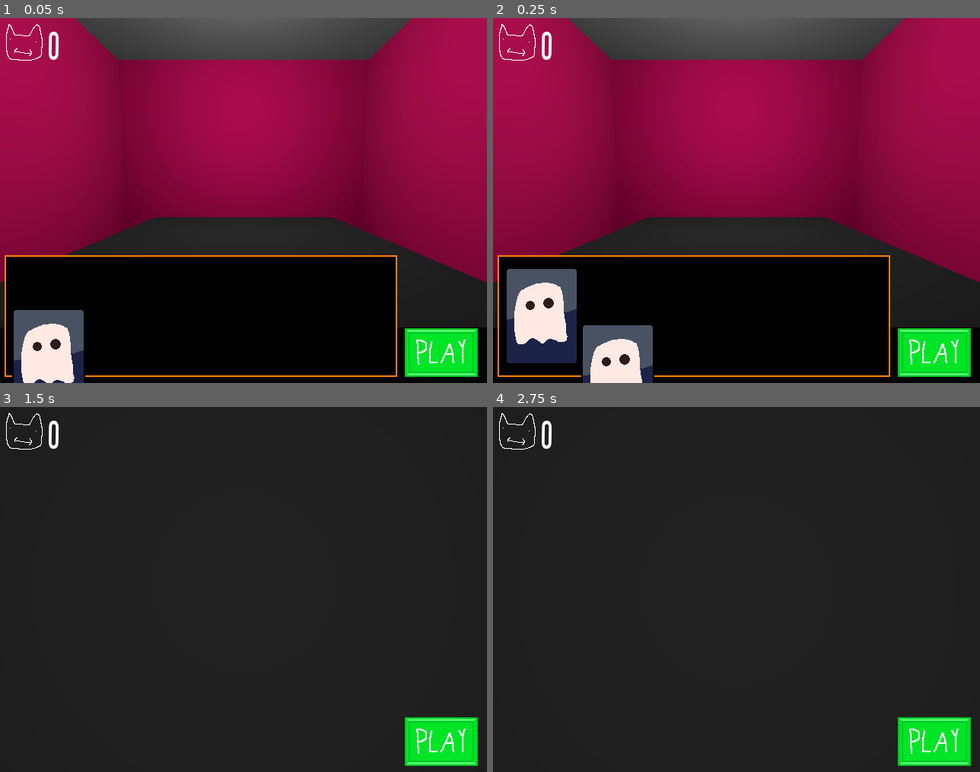
Above: before the commit, frames 1-4 (two rows, left to right).
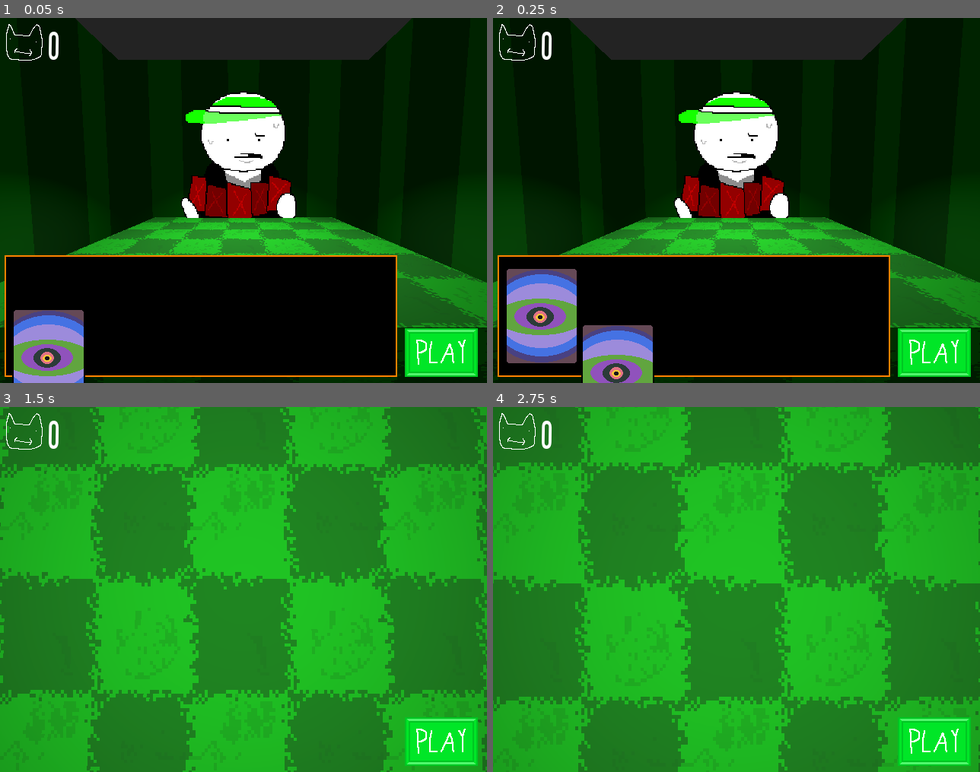
Above: after the commit, the same moments.

Repository: willslyman/kat-kards
Game: Godot game, scene res://scenes/main.tscn
Same seed, same stepped clock (60 frames per second), same inputs: the game is played once before the commit and once after it.
Inputs (mouse positions are in pixels of both pictures, inside the frame that each line leads up to):
- Up to frame 1 (0.05 s): no input
- Up to frame 2 (0.25 s): no input
- Up to frame 3 (1.5 s): click (443, 742) at 0.5 s; click (443, 742) at 1.25 s
- Up to frame 4 (2.75 s): click (936, 742) at 2 s

The runs differ from the first frame. In frame 1, 72% of the frame differs, in the area x 0-100%, y 0-100%; in frame 2, 75%; in frame 3, 98%; in frame 4, 98%.

Commit message:
decor + opp1

Diff:
--- a/materials/Table.tres
+++ b/materials/Table.tres
@@ -1,4 +1,8 @@
-[gd_resource type="StandardMaterial3D" format=3 uid="uid://da2u6ev51nhea"]
+[gd_resource type="StandardMaterial3D" load_steps=2 format=3 uid="uid://da2u6ev51nhea"]
+
+[ext_resource type="Texture2D" uid="uid://blnfn4lrrcj8r" path="res://textures/table1.png" id="1_hfs33"]
 
 [resource]
-albedo_color = Color(0.16206557, 0.1620656, 0.16206557, 1)
+albedo_texture = ExtResource("1_hfs33")
+uv1_scale = Vector3(10.48, 5.965, 10)
+texture_filter = 0
--- a/materials/Wall.tres
+++ b/materials/Wall.tres
@@ -1,4 +1,7 @@
-[gd_resource type="StandardMaterial3D" format=3 uid="uid://cptfod75wnyrg"]
+[gd_resource type="StandardMaterial3D" load_steps=2 format=3 uid="uid://cptfod75wnyrg"]
+
+[ext_resource type="Texture2D" uid="uid://wpugbtomc4ot" path="res://textures/wall.png" id="1_p4rm8"]
 
 [resource]
-albedo_color = Color(0.95482665, 0, 0.4289147, 1)
+albedo_texture = ExtResource("1_p4rm8")
+texture_filter = 0
--- a/scenes/main.tscn
+++ b/scenes/main.tscn
@@ -6,6 +6,7 @@
 [ext_resource type="Material" uid="uid://cgj07734r0aqj" path="res://materials/Floor.tres" id="2_sugp2"]
 [ext_resource type="Material" uid="uid://da2u6ev51nhea" path="res://materials/Table.tres" id="3_sugp2"]
 [ext_resource type="Environment" uid="uid://bq3xxfi078nbk" path="res://materials/Env.tres" id="4_jyhfs"]
+[ext_resource type="SpriteFrames" uid="uid://bv3c4aq8jy7wr" path="res://textures/opp1.tres" id="7_o6xl0"]
 
 [sub_resource type="Animation" id="Animation_tipki"]
 length = 0.001
@@ -100,6 +101,45 @@
 [sub_resource type="BoxMesh" id="BoxMesh_jyhfs"]
 size = Vector3(3, 1, 3)
 
+[sub_resource type="Animation" id="Animation_85g3d"]
+resource_name = "bob"
+length = 6.0
+loop_mode = 1
+step = 0.1
+tracks/0/type = "value"
+tracks/0/imported = false
+tracks/0/enabled = true
+tracks/0/path = NodePath("Sprite3D:offset")
+tracks/0/interp = 2
+tracks/0/loop_wrap = true
+tracks/0/keys = {
+"times": PackedFloat32Array(0, 3),
+"transitions": PackedFloat32Array(1, 1),
+"update": 0,
+"values": [Vector2(0, 0), Vector2(0, -5)]
+}
+
+[sub_resource type="Animation" id="Animation_choun"]
+length = 0.001
+tracks/0/type = "value"
+tracks/0/imported = false
+tracks/0/enabled = true
+tracks/0/path = NodePath("Sprite3D:offset")
+tracks/0/interp = 1
+tracks/0/loop_wrap = true
+tracks/0/keys = {
+"times": PackedFloat32Array(0),
+"transitions": PackedFloat32Array(1),
+"update": 0,
+"values": [Vector2(0, 0)]
+}
+
+[sub_resource type="AnimationLibrary" id="AnimationLibrary_choun"]
+_data = {
+&"RESET": SubResource("Animation_choun"),
+&"bob": SubResource("Animation_85g3d")
+}
+
 [node name="Node3D" type="Node3D"]
 script = ExtResource("1_tefeu")
 
@@ -151,6 +191,24 @@
 [node name="WorldEnvironment" type="WorldEnvironment" parent="."]
 environment = ExtResource("4_jyhfs")
 
-[node name="OmniLight3D" type="OmniLight3D" parent="."]
-transform = Transform3D(1, 0, 0, 0, 1, 0, 0, 0, 1, 0, 2.5414686, 0)
-omni_range = 5.3653216
+[node name="Opp" type="Node3D" parent="."]
+transform = Transform3D(1, 0, 1.4210855e-14, 0, 1, 0, -1.4210855e-14, 0, 1, 0, 1.5814812, -1.4703827)
+
+[node name="Sprite3D" type="AnimatedSprite3D" parent="Opp"]
+transform = Transform3D(-1.8, 0, -2.717924e-07, 0, 1.8, 0, 2.717924e-07, 0, -1.8, 0, 0, 0)
+alpha_cut = 1
+texture_filter = 0
+sprite_frames = ExtResource("7_o6xl0")
+animation = &"idle1"
+
+[node name="AnimationPlayer" type="AnimationPlayer" parent="Opp"]
+libraries = {
+&"": SubResource("AnimationLibrary_choun")
+}
+autoplay = "bob"
+
+[node name="SpotLight3D" type="SpotLight3D" parent="."]
+transform = Transform3D(1, 0, 0, 0, -4.371139e-08, 1, 0, -1, -4.371139e-08, 0, 3.469688, 0)
+light_energy = 5.0
+spot_range = 5.4888763
+spot_angle = 47.702393
--- a/scripts/card_list.gd
+++ b/scripts/card_list.gd
@@ -10,7 +10,11 @@
 	preload("uid://cpf6gxsmk6fo5"),
 	preload("uid://b62d2ipf820vo"),
 	preload("uid://bmjol6vl4j7l7"),
-	preload("uid://birmcdetu2lug")
+	preload("uid://birmcdetu2lug"),
+	preload("uid://cf1cb3pf31wmb"),
+	preload("uid://cob24bfvkyht5"),
+	preload("uid://d0causlxcmxaa")
+
 ]
 
 var card_to_texture = {}
--- /dev/null
+++ b/textures/opp1.tres
@@ -0,0 +1,99 @@
+[gd_resource type="SpriteFrames" load_steps=8 format=3 uid="uid://bv3c4aq8jy7wr"]
+
+[ext_resource type="Texture2D" uid="uid://daqa1ncnjq4dy" path="res://textures/opponent1.png" id="1_t8m6t"]
+
+[sub_resource type="AtlasTexture" id="AtlasTexture_o6xl0"]
+atlas = ExtResource("1_t8m6t")
+region = Rect2(0, 0, 128, 128)
+
+[sub_resource type="AtlasTexture" id="AtlasTexture_tipki"]
+atlas = ExtResource("1_t8m6t")
+region = Rect2(128, 0, 128, 128)
+
+[sub_resource type="AtlasTexture" id="AtlasTexture_85g3d"]
+atlas = ExtResource("1_t8m6t")
+region = Rect2(256, 0, 128, 128)
+
+[sub_resource type="AtlasTexture" id="AtlasTexture_choun"]
+atlas = ExtResource("1_t8m6t")
+region = Rect2(384, 0, 128, 128)
+
+[sub_resource type="AtlasTexture" id="AtlasTexture_ya4ey"]
+atlas = ExtResource("1_t8m6t")
+region = Rect2(512, 0, 128, 128)
+
+[sub_resource type="AtlasTexture" id="AtlasTexture_eb6dy"]
+atlas = ExtResource("1_t8m6t")
+region = Rect2(640, 0, 128, 128)
+
+[resource]
+animations = [{
+"frames": [{
+"duration": 5.0,
+"texture": SubResource("AtlasTexture_o6xl0")
+}, {
+"duration": 1.0,
+"texture": SubResource("AtlasTexture_tipki")
+}, {
+"duration": 15.0,
+"texture": SubResource("AtlasTexture_o6xl0")
+}, {
+"duration": 1.0,
+"texture": SubResource("AtlasTexture_tipki")
+}, {
+"duration": 6.0,
+"texture": SubResource("AtlasTexture_o6xl0")
+}, {
+"duration": 1.0,
+"texture": SubResource("AtlasTexture_tipki")
+}],
+"loop": true,
+"name": &"idle1",
+"speed": 8.0
+}, {
+"frames": [{
+"duration": 15.0,
+"texture": SubResource("AtlasTexture_85g3d")
+}, {
+"duration": 1.0,
+"texture": SubResource("AtlasTexture_choun")
+}, {
+"duration": 8.0,
+"texture": SubResource("AtlasTexture_85g3d")
+}, {
+"duration": 1.0,
+"texture": SubResource("AtlasTexture_choun")
+}, {
+"duration": 4.0,
+"texture": SubResource("AtlasTexture_85g3d")
+}, {
+"duration": 1.0,
+"texture": SubResource("AtlasTexture_choun")
+}],
+"loop": true,
+"name": &"idle2",
+"speed": 8.0
+}, {
+"frames": [{
+"duration": 20.0,
+"texture": SubResource("AtlasTexture_ya4ey")
+}, {
+"duration": 1.0,
+"texture": SubResource("AtlasTexture_eb6dy")
+}, {
+"duration": 15.0,
+"texture": SubResource("AtlasTexture_ya4ey")
+}, {
+"duration": 1.0,
+"texture": SubResource("AtlasTexture_eb6dy")
+}, {
+"duration": 5.0,
+"texture": SubResource("AtlasTexture_ya4ey")
+}, {
+"duration": 1.0,
+"texture": SubResource("AtlasTexture_eb6dy")
+}],
+"loop": true,
+"name": &"idle3",
+"speed": 8.0
+}]
Not shown: 1 places in scenes/main.tscn that only renumber resources
Binary file added: textures/cards/donoteat.png
Not shown, added: textures/cards/donoteat.png.import
Binary file added: textures/cards/jb.png
Not shown, added: textures/cards/jb.png.import
Binary file added: textures/cards/smiley.png
Not shown, added: textures/cards/smiley.png.import
Binary file added: textures/opponent1.png
Not shown, added: textures/opponent1.png.import
Binary file added: textures/table1.png
Not shown, added: textures/table1.png.import
Binary file added: textures/wall.png
(and 1 more such lines)
